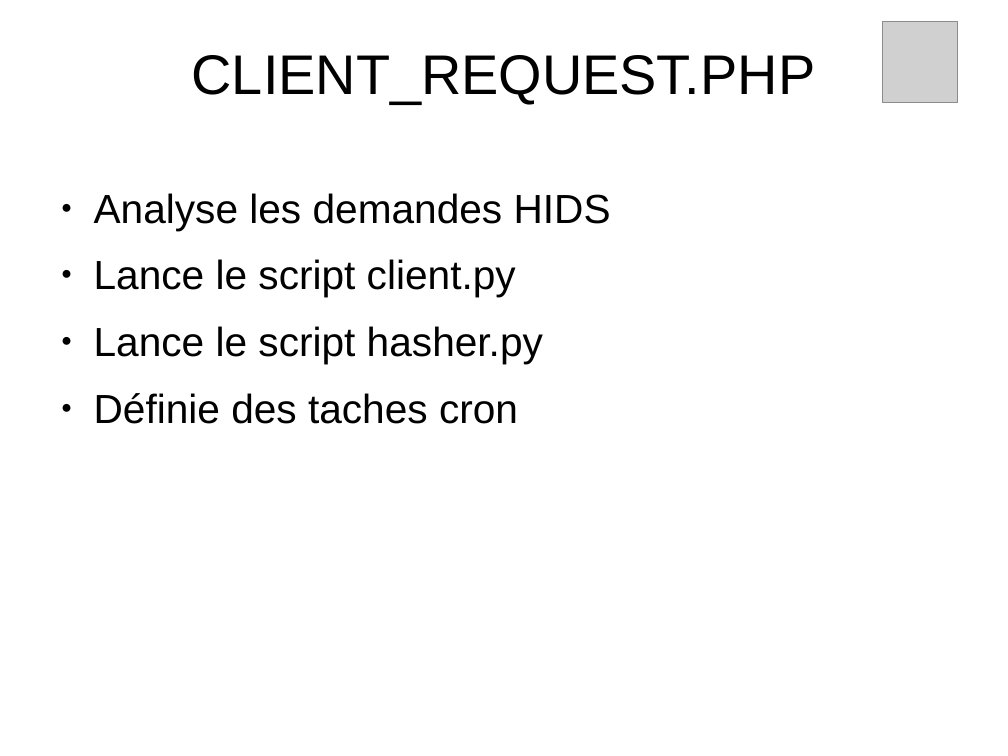
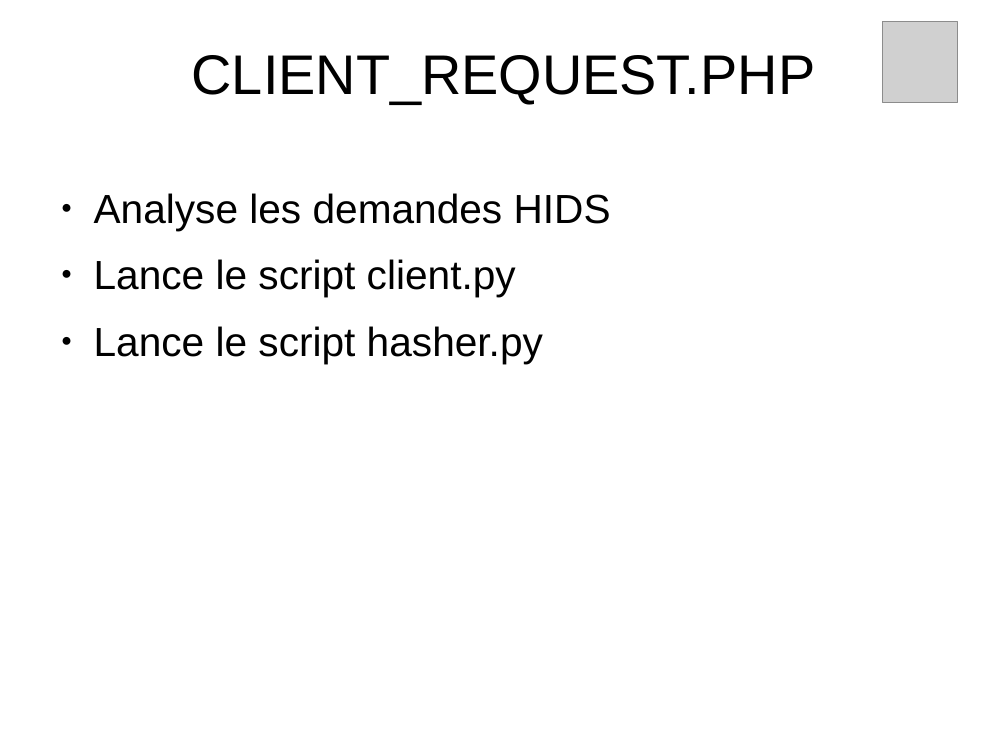
Before and after one commit to maximecohen2/secu_b3_TP-lab2, a slide deck: slide 11 of doc/Infrastructure.odp. Drawn at 1008x756 pixels with LibreOffice and Linux fonts; fonts in the diff are those of the drawing; grey boxes stand for pictures; background and template pictures are left out. Boxes give left, top, right and bottom in pixels: in the first picture for what was removed or moved away, otherwise in the second. Text is boxed around its words. In the diff, an @@ line names an element or a change of style, - is before the commit and + after.

```diff
--- a/doc/Infrastructure.odp
+++ b/doc/Infrastructure.odp
@@ text at <box>94,393,518,424</box>: paragraph removed @@
-● Définie des taches cron
```
Also in this commit, not shown: 3 other slides changed, 3 other files.
